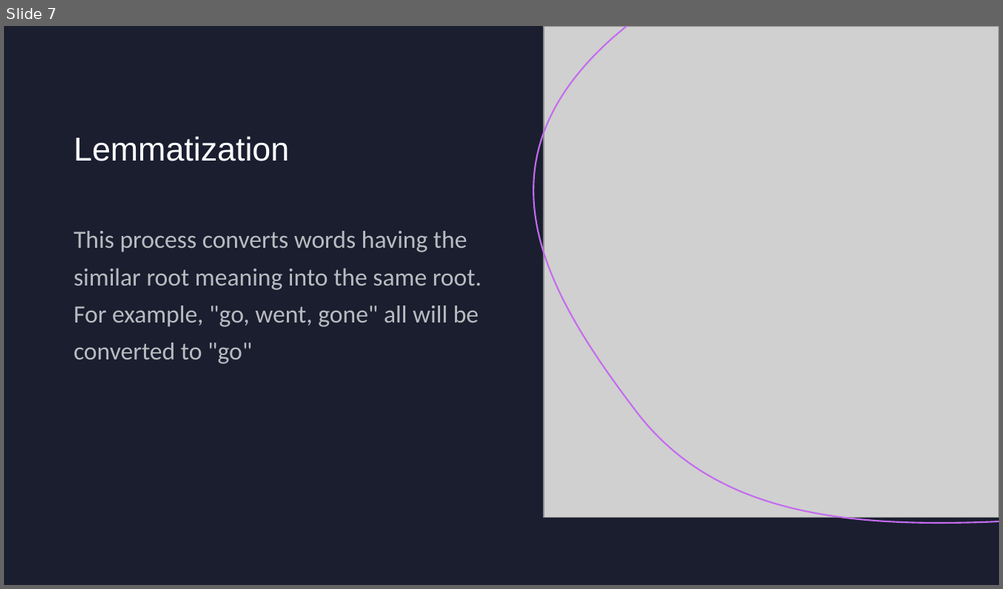
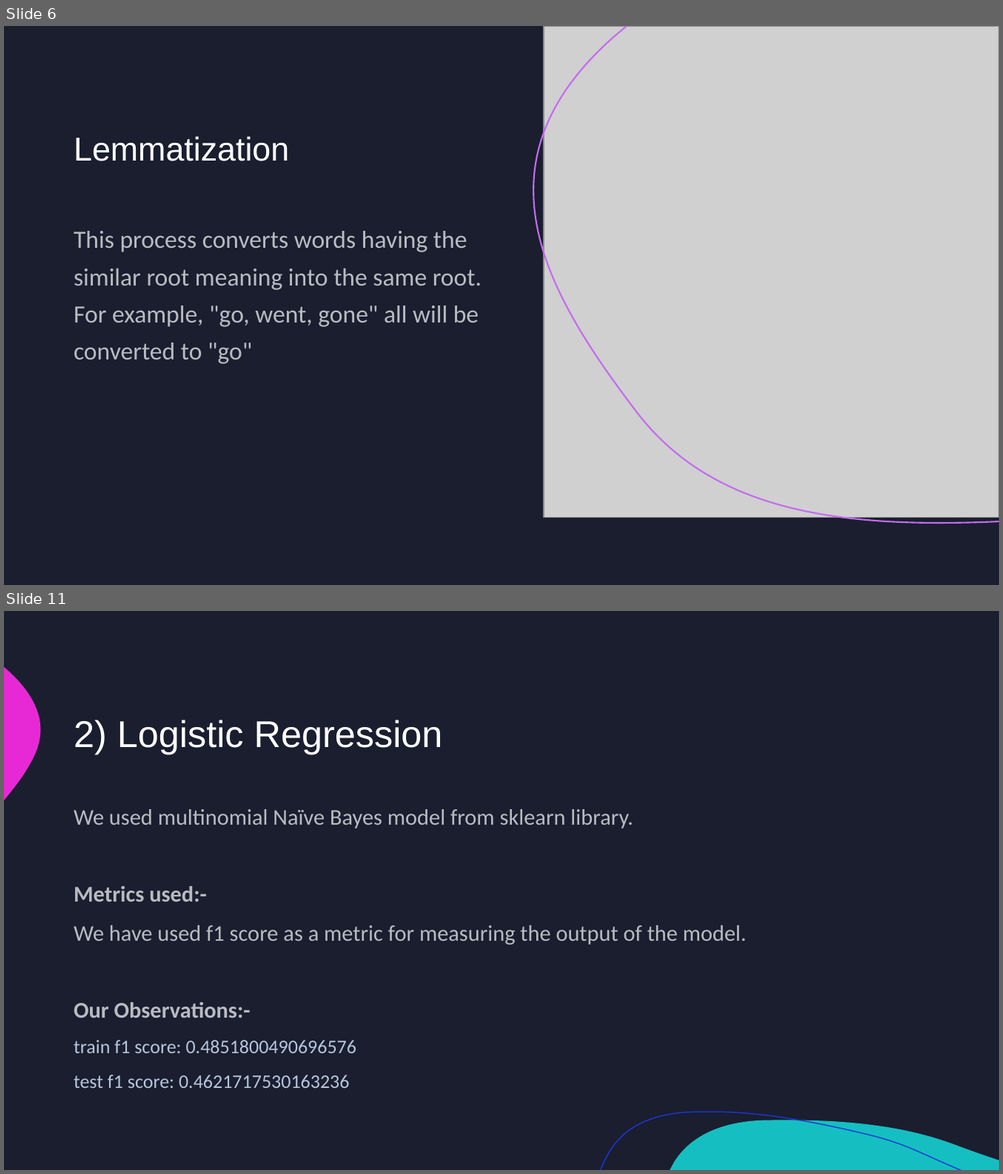
Before and after one commit to KaranjitSaha/AI511ML-Project, a slide deck: First_Pres.pptx. Shown one above the other, each under a label of ours: slide 7 before the commit, slides 6 and 11 after it; the slides between them are not shown. The pictures are 1003x589 and 1003x1174 pixels, drawn with LibreOffice and Linux fonts; fonts in the diff are those of the drawing; grey boxes stand for pictures. Boxes give left, top, right and bottom in pixels: in the first picture for what was removed or moved away, otherwise in the second. Text is boxed around its words. In the diff, an @@ line names an element or a change of style, - is before the commit and + after.

```diff
--- a/First_Pres.pptx
+++ b/First_Pres.pptx
@@ slide 11 added at (4, 611, 999, 1170), background #1A1E2F; not listed: 3 template elements that a slide beside it also shows @@
@@ title added at (74, 720, 443, 755), 36 pt, text #FFFFFF @@
+2) Logistic Regression
@@ text added at (74, 809, 746, 1088), 21.7 pt, text #FFFFFF at 70% opacity @@
+We used multinomial Naïve Bayes model from sklearn library.
+Metrics used:-
+We have used f1 score as a metric for measuring the output of the model.
+Our Observations:-
+train f1 score: 0.4851800490696576
+test f1 score: 0.4621717530163236
@@ what was slide 7 is now slide 6 @@
```
Also in this commit, not shown: 3 slides changed, 2 other slides added, 4 other files.
